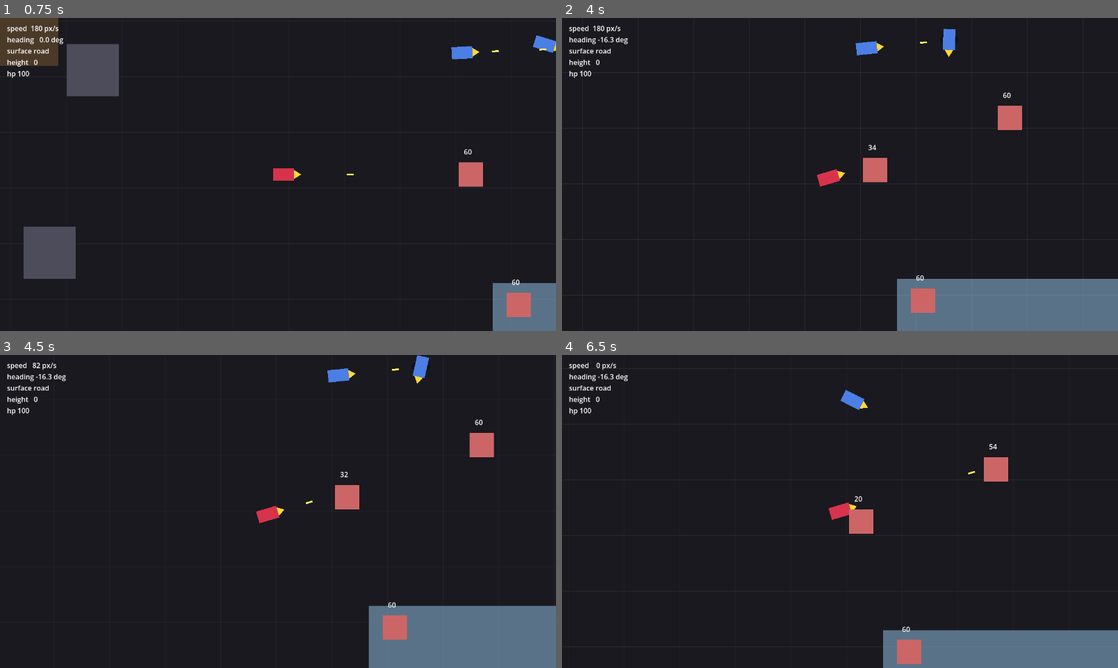
Above: before the commit, frames 1-4 (two rows, left to right).
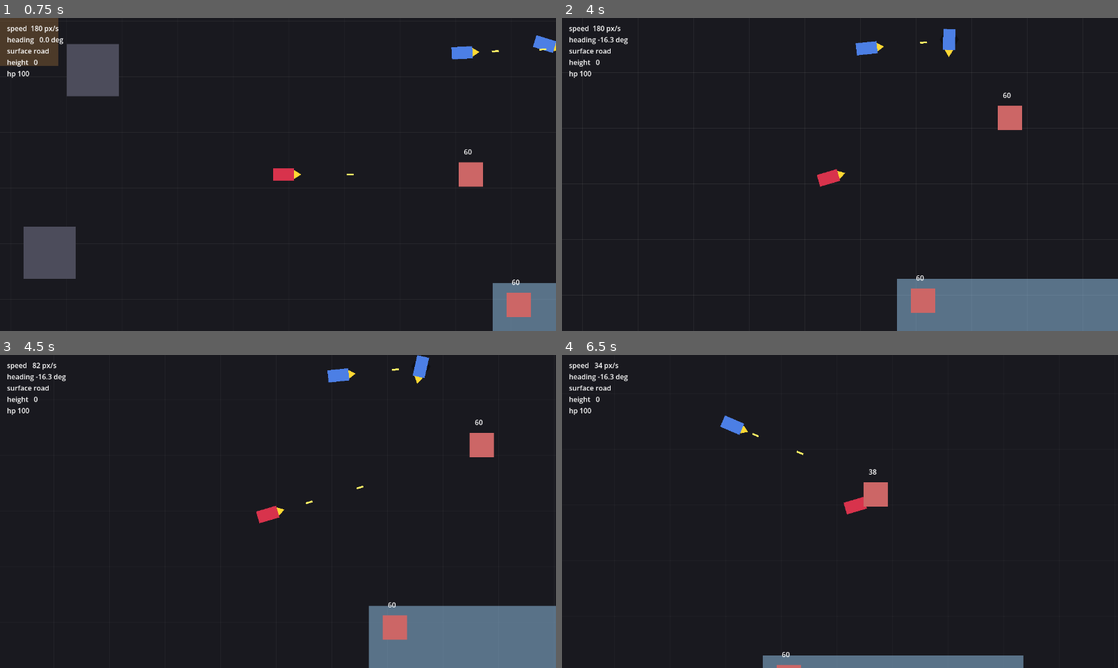
Above: after the commit, the same moments.

Repository: b3p3k0/bentchrome
Game: Godot game, scene res://levels/arena/arena.tscn
Two runs of this game, one before a commit and one after it. Both use one fixed random seed, a clock stepped at 60 frames per second and the inputs below.
Inputs (mouse positions are in pixels of both pictures, inside the frame that each line leads up to):
- Up to frame 1 (0.75 s): tap Enter (ui_accept) at 0.5 s; move the mouse to (250, 237) at 0.52 s; hold W (move_up) from 0.53 s (still down); click (250, 237) at 0.6 s
- Up to frame 2 (4 s): tap Enter (ui_accept) at 0.77, 3.77 s; right-click (812, 237) at 0.8 s; release W (move_up) at 1.25 s; drag from (1006, 221) to (878, 174) at 1.27 s; move the mouse to (673, 127) at 2.02 s; hold A (move_left) 2.03-2.75 s; click (673, 127) at 2.1 s; right-click (673, 127) at 2.3 s; drag from (867, 174) to (934, 43) at 2.77 s; move the mouse to (756, 96) at 3.52 s; hold S (move_down) from 3.53 s (still down); tap Space at 3.6 s; right-click (756, 96) at 3.8 s
- Up to frame 3 (4.5 s): release S (move_down) at 4.25 s; drag from (400, 495) to (405, 370) at 4.27 s
- Up to frame 4 (6.5 s): move the mouse to (728, 527) at 5.02 s; hold W (move_up) 5.03-5.75 s; tap Keypad Enter at 5.1 s; click (728, 527) at 5.17 s; right-click (728, 527) at 5.3 s; drag from (895, 442) to (728, 527) at 5.77 s

Frame 1 is identical in both runs. In frame 2, 0.4% of the frame differs, in the area x 54-59%, y 40-53%; in frame 3, 0.4%; in frame 4, 6.9%, in the area x 5-100%, y 2-100%.

Commit message:
Phase 2: secondary weapon slot + homing missile
Generalize WeaponMount: turn_rate_deg + acquisition_radius of 0 keep it straight (the MG); set them and it locks the nearest other vehicle so the projectile homes. Projectile gains target-steering (mild vs aggressive = turn rate). Add a missile projectile and a SecondaryMount that fires a homing missile (25 dmg, ~0.8s cooldown, 900px lock) on fire_special (RMB / K). The MG and every secondary — including future per-vehicle specials — share this one mount and firing path.

Co-Authored-By: Claude Opus 4.8 <noreply@anthropic.com>

Diff:
--- a/vehicles/vehicle.gd
+++ b/vehicles/vehicle.gd
@@ -4,8 +4,9 @@
 ## motion. Player and AI both instance this scene — only the Driver and faction
 ## differ. The body stays axis-aligned (so a child Camera2D never spins); only
 ## the Visual rotates. Fake depth lifts the Visual and shrinks the Shadow; ramps
-## launch the car. The machine gun fires from the muzzle along the heading.
-## Combat is free-for-all: faction is identity only, not damage immunity.
+## launch the car. The machine gun fires from the muzzle along the heading; the
+## secondary mount fires the selected secondary weapon. Combat is free-for-all:
+## faction is identity only, not damage immunity.
 
 @export_group("Identity")
 @export var faction: StringName = &"player"
@@ -28,6 +29,7 @@
 @onready var _terrain_sensor: TerrainSensor = $TerrainSensor
 @onready var _body_shape: CollisionShape2D = $CollisionShape2D
 @onready var _mg_mount: WeaponMount = $MachineGunMount
+@onready var _secondary_mount: WeaponMount = $SecondaryMount
 @onready var _muzzle: Marker2D = $Visual/Muzzle
 @onready var _health: Health = $Health
 
@@ -49,8 +51,11 @@
 	move_and_slide()
 	_visual.rotation = heading
 	_update_depth(delta)
+	var aim := Vector2.RIGHT.rotated(heading)
 	if _mg_mount and _muzzle and intent.get("fire_mg", false):
-		_mg_mount.try_fire(_muzzle.global_position, Vector2.RIGHT.rotated(heading), self)
+		_mg_mount.try_fire(_muzzle.global_position, aim, self)
+	if _secondary_mount and _muzzle and intent.get("fire_special", false):
+		_secondary_mount.try_fire(_muzzle.global_position, aim, self)
 
 func _update_depth(delta: float) -> void:
 	if height > 0.0 or vz != 0.0:
--- a/vehicles/vehicle.tscn
+++ b/vehicles/vehicle.tscn
@@ -7,6 +7,7 @@
 [ext_resource type="Script" path="res://weapons/weapon_mount.gd" id="5_wm"]
 [ext_resource type="Script" path="res://vehicles/health.gd" id="6_hp"]
 [ext_resource type="PackedScene" path="res://weapons/projectile.tscn" id="7_proj"]
+[ext_resource type="PackedScene" path="res://weapons/missile.tscn" id="8_msl"]
 
 [sub_resource type="CircleShape2D" id="CircleShape2D_veh"]
 radius = 18.0
@@ -61,3 +62,13 @@
 
 [node name="Camera2D" type="Camera2D" parent="."]
 position_smoothing_enabled = true
+
+[node name="SecondaryMount" type="Node" parent="."]
+script = ExtResource("5_wm")
+fire_rate = 1.25
+damage = 25.0
+projectile_speed = 650.0
+projectile_lifetime = 3.0
+turn_rate_deg = 220.0
+acquisition_radius = 900.0
+projectile_scene = ExtResource("8_msl")
--- /dev/null
+++ b/weapons/missile.tscn
@@ -0,0 +1,18 @@
+[gd_scene load_steps=3 format=3]
+
+[ext_resource type="Script" path="res://weapons/projectile.gd" id="1_proj"]
+
+[sub_resource type="CircleShape2D" id="CircleShape2D_msl"]
+radius = 6.0
+
+[node name="Missile" type="Area2D"]
+collision_layer = 0
+collision_mask = 1
+script = ExtResource("1_proj")
+
+[node name="Vis" type="Polygon2D" parent="."]
+color = Color(1, 0.5, 0.15, 1)
+polygon = PackedVector2Array(-12, -4, 10, -4, 16, 0, 10, 4, -12, 4)
+
+[node name="Col" type="CollisionShape2D" parent="."]
+shape = SubResource("CircleShape2D_msl")
--- a/weapons/projectile.gd
+++ b/weapons/projectile.gd
@@ -1,27 +1,36 @@
 class_name Projectile
 extends Area2D
-## A straight-line projectile. Damages the first Health-bearing body it hits —
-## anyone except its own shooter. This is a free-for-all: there are no teams,
-## so the only immunity is to your own fire. Despawns on hit, wall, or lifetime.
-
-@export var lifetime := 1.2
+## Straight or homing projectile. Damages the first Health-bearing body except
+## its own shooter (free-for-all). When turn_rate > 0 and a target is set, it
+## steers toward the target — mild vs aggressive homing is just the turn rate.
 
 var velocity := Vector2.ZERO
 var damage := 2.0
+var lifetime := 1.2
+var turn_rate := 0.0   # radians/sec; 0 = straight
+var target: Node2D = null
 var shooter: Node = null
 var _age := 0.0
 
 func _ready() -> void:
 	body_entered.connect(_on_body_entered)
 
-func setup(p_pos: Vector2, p_dir: Vector2, p_speed: float, p_damage: float, p_shooter: Node) -> void:
+func setup(p_pos: Vector2, p_dir: Vector2, p_speed: float, p_damage: float, p_lifetime: float, p_shooter: Node, p_turn_rate := 0.0, p_target: Node2D = null) -> void:
 	global_position = p_pos
+	velocity = p_dir * p_speed
 	rotation = p_dir.angle()
-	velocity = p_dir * p_speed
 	damage = p_damage
+	lifetime = p_lifetime
+	turn_rate = p_turn_rate
 	shooter = p_shooter
+	target = p_target
 
 func _physics_process(delta: float) -> void:
+	if turn_rate > 0.0 and target != null and is_instance_valid(target):
+		var aim := (target.global_position - global_position).angle()
+		var new_angle := rotate_toward(velocity.angle(), aim, turn_rate * delta)
+		velocity = Vector2.RIGHT.rotated(new_angle) * velocity.length()
+		rotation = new_angle
 	global_position += velocity * delta
 	_age += delta
 	if _age >= lifetime:
--- a/weapons/weapon_mount.gd
+++ b/weapons/weapon_mount.gd
@@ -1,11 +1,16 @@
 class_name WeaponMount
 extends Node
-## Fires projectiles at a fixed rate in a given direction. The machine gun uses
-## one of these (low chip damage); specials reuse it with different data later.
+## Fires projectiles at a fixed rate. Straight by default; set turn_rate_deg +
+## acquisition_radius and it locks the nearest other vehicle so the projectile
+## homes. The machine gun and every secondary weapon are the same mount with
+## different numbers — a vehicle's "special" is just one of these too.
 
 @export var fire_rate := 12.0          # shots per second
-@export var damage := 2.0              # chip damage — MG takes many hits to kill
+@export var damage := 2.0
 @export var projectile_speed := 1100.0
+@export var projectile_lifetime := 1.2
+@export var turn_rate_deg := 0.0       # >0 = homing
+@export var acquisition_radius := 0.0  # lock range for homing
 @export var projectile_scene: PackedScene
 
 var _cooldown := 0.0
@@ -20,4 +25,19 @@
 	_cooldown = 1.0 / fire_rate
 	var p := projectile_scene.instantiate() as Projectile
 	get_tree().current_scene.add_child(p)
-	p.setup(origin, direction, projectile_speed, damage, shooter)
+	var tgt: Node2D = null
+	if turn_rate_deg > 0.0 and acquisition_radius > 0.0:
+		tgt = _acquire(origin, shooter)
+	p.setup(origin, direction, projectile_speed, damage, projectile_lifetime, shooter, deg_to_rad(turn_rate_deg), tgt)
+
+func _acquire(origin: Vector2, shooter: Node) -> Node2D:
+	var best: Node2D = null
+	var best_dist := acquisition_radius
+	for v in get_tree().get_nodes_in_group(&"vehicles"):
+		if v == shooter:
+			continue
+		var d: float = origin.distance_to(v.global_position)
+		if d < best_dist:
+			best_dist = d
+			best = v
+	return best
Not shown: 1 places in vehicles/vehicle.tscn that only renumber resources
